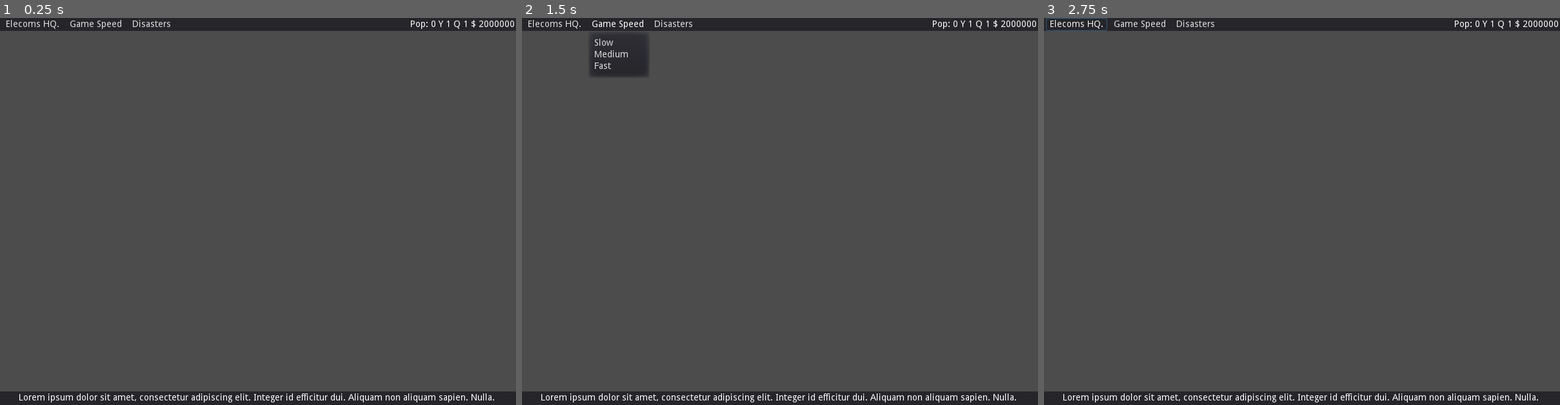
Above: before the commit, frames 1-3 (left to right).
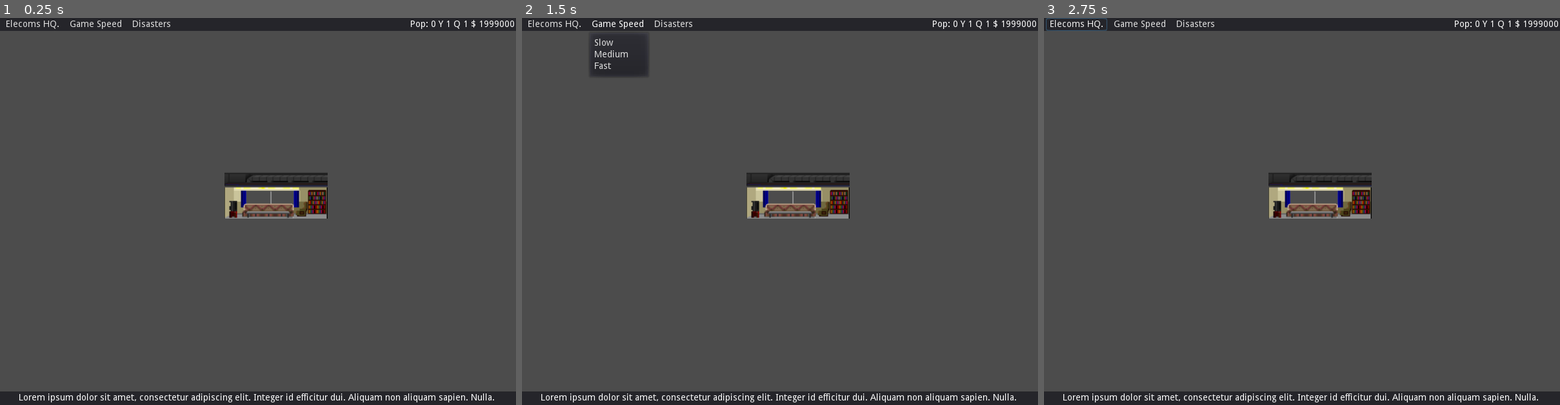
Above: after the commit, the same moments.

Repository: tonytins/skyscraperrising
Game: Godot game, scene res://src/world.tscn
The game is run twice, just before and just after one commit, with the same random seed, the same clock (stepped at 60 frames per second) and the same inputs.
Inputs:
- Up to frame 1 (0.25 s): no input
- Up to frame 2 (1.5 s): click "Elecoms HQ." at 0.5 s; click "Game Speed" at 1.25 s
- Up to frame 3 (2.75 s): click "Disasters" at 2 s

The runs differ from the first frame. In frame 1, 1.9% of the frame differs, in the area x 43-97%, y 0-52%; in frame 2, 1.9%; in frame 3, 1.9%.

Commit message:
Added quarter_income signal
- Removed daily income option
- Added quarter_income signal to game data

Diff:
--- a/project/project.godot
+++ b/project/project.godot
@@ -17,7 +17,7 @@
 
 config/name="Skyscraper Rising"
 run/main_scene="res://src/world.tscn"
-config/icon="res://icon.png"
+config/icon="res://start.png"
 
 [autoload]
 
--- a/project/src/autoload/gamedata.gd
+++ b/project/src/autoload/gamedata.gd
@@ -7,3 +7,5 @@
 var quarter: int = 1
 var population: int = 0
 enum GameSpeed { SLOW, MEDIUM, FAST }
+
+signal quarter_income
--- a/project/src/room.gd
+++ b/project/src/room.gd
@@ -1,31 +1,25 @@
 extends Node2D
 
-enum IncomeFrequency { ONE_TIME, QUARTERLY, DAILY }
+enum IncomeFrequency { ONE_TIME, QUARTERLY }
 
 export var room_cost: int = 10000
 export var room_income: int
 export var room_expense: int
 export var room_capacity: int
 export var is_rentable: bool
-export(IncomeFrequency) var income_frequency = IncomeFrequency.DAILY
+export(IncomeFrequency) var income_frequency = IncomeFrequency.QUARTERLY
 
-var rent: Timer
 var is_vacant: bool
 var num_of_tenants: int
 var is_full: bool
 
 func _ready():
 
-	match income_frequency:
-		# TODO: how long should a day be?
-		IncomeFrequency.DAILY:
-			rent.wait_time = 1
-		IncomeFrequency.QUARTERLY:
-			rent.wait_time = 5
+	GameData.connect("quarter_income", self, "_get_quarter_income")
 
 	# Once placed in-world, it'll substract from your budget
 	if GameData.budget >= room_cost:
-		GameData.budget = -room_cost
+		GameData.budget -= room_cost
 
 func _process(delta):
 
@@ -34,14 +28,6 @@
 		if num_of_tenants >= room_capacity:
 			is_vacant = false
 			num_of_tenants += 1
-			rent.start()
-		else:
-			rent.stop()
 
-	match income_frequency:
-		IncomeFrequency.DAILY:
-			# On timeout, pay the player and restart timer
-			GameData.budget = room_income
-			rent.start()
-		IncomeFrequency.ONE_TIME:
-			GameData.budget = room_income
+func _get_quarter_income():
+	GameData.budget += room_income
--- a/project/src/world.gd
+++ b/project/src/world.gd
@@ -6,6 +6,7 @@
 		GameData.quarter = 1
 		GameData.year += 1
 	else:
+		GameData.emit_signal("quarter_income")
 		GameData.quarter += 1
 
 	GameData.prev_quarter = GameData.quarter
--- a/project/src/world.tscn
+++ b/project/src/world.tscn
@@ -1,7 +1,8 @@
-[gd_scene load_steps=3 format=2]
+[gd_scene load_steps=4 format=2]
 
 [ext_resource path="res://src/world.gd" type="Script" id=1]
 [ext_resource path="res://src/gui.tscn" type="PackedScene" id=2]
+[ext_resource path="res://assets/office.tscn" type="PackedScene" id=3]
 
 [node name="World" type="Node"]
 script = ExtResource( 1 )
@@ -9,6 +10,12 @@
 [node name="GUI" parent="." instance=ExtResource( 2 )]
 
 [node name="Quarters" type="Timer" parent="."]
-wait_time = 5.0
+wait_time = 10.0
 autostart = true
+
+[node name="Office" parent="." instance=ExtResource( 3 )]
+position = Vector2( 427.577, 274.653 )
+income_frequency = 1
+
+[node name="Sprite" type="Sprite" parent="."]
 [connection signal="timeout" from="Quarters" to="." method="_on_Quarters_timeout"]
Renamed: project/assets/start.png -> project/start.png
Not shown, added: project/start.png.import
